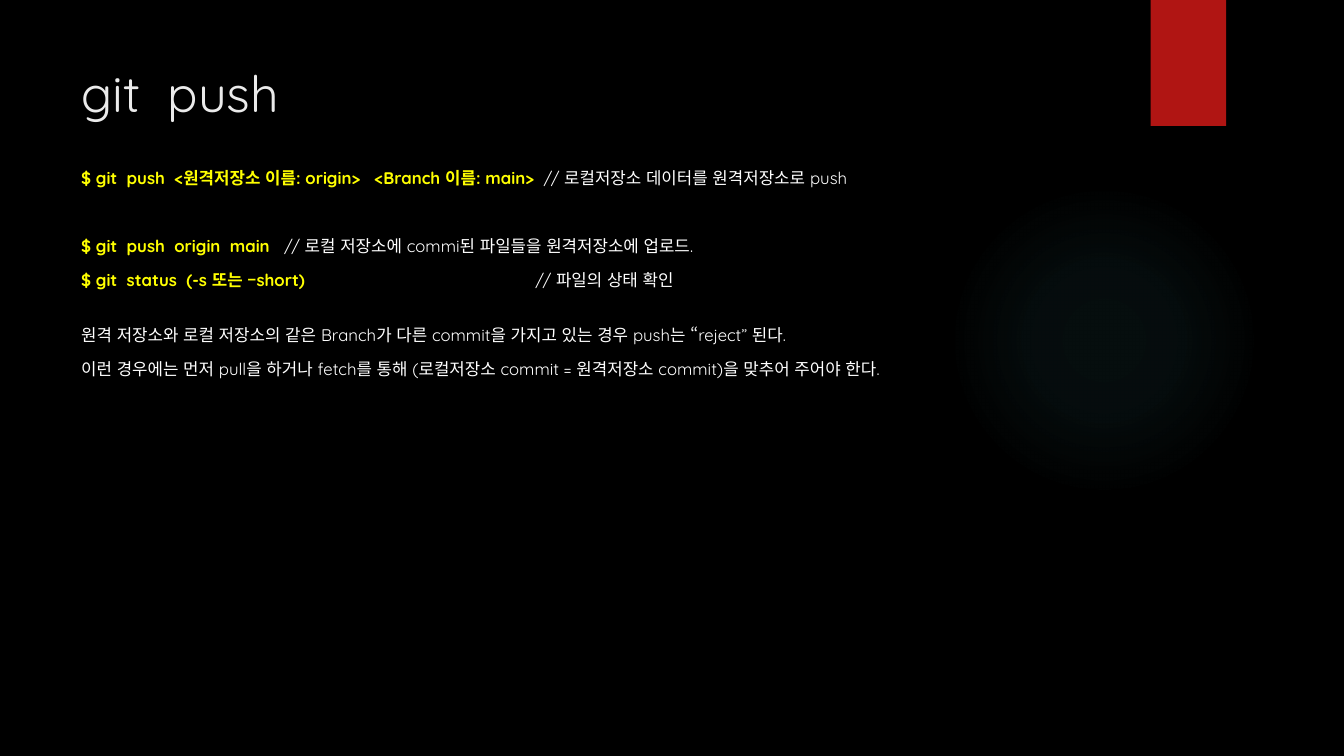
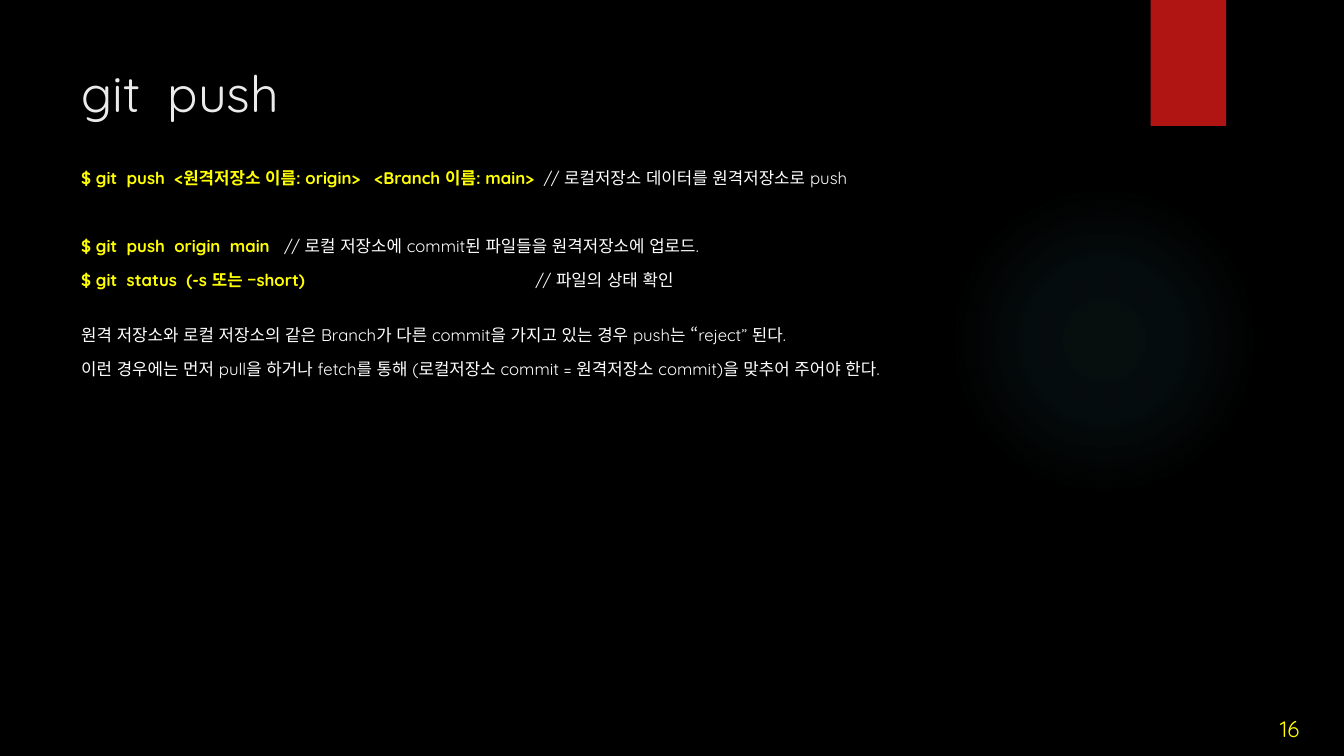
Before and after one commit to iredseal/Learning, a slide deck: slide 16 of Tools/git/SW 형상 관리.pptx. Drawn at 1344x756 pixels with LibreOffice and Linux fonts; fonts in the diff are those of the drawing; background and template pictures are left out. Boxes give left, top, right and bottom in pixels: in the first picture for what was removed or moved away, otherwise in the second. Text is boxed around its words. In the diff, an @@ line names an element or a change of style, - is before the commit and + after.

```diff
--- a/Tools/git/SW 형상 관리.pptx
+++ b/Tools/git/SW 형상 관리.pptx
@@ text at bbox=[96, 238, 699, 256]: text changed @@
-$ git push origin main // 로컬 저장소에 commi된 파일들을 원격저장소에 업로드.
+$ git push origin main // 로컬 저장소에 commit된 파일들을 원격저장소에 업로드.
@@ page number added at bbox=[1280, 721, 1299, 738], 16 pt, text #FFFF00 @@
+16
```
Also in this commit, not shown: 25 other slides changed, 1 other file.
